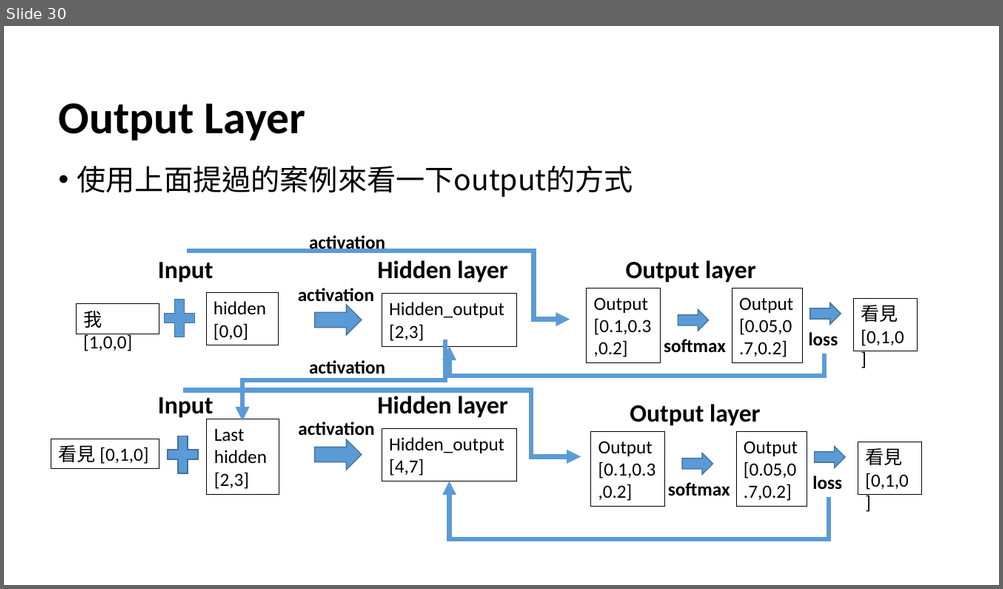
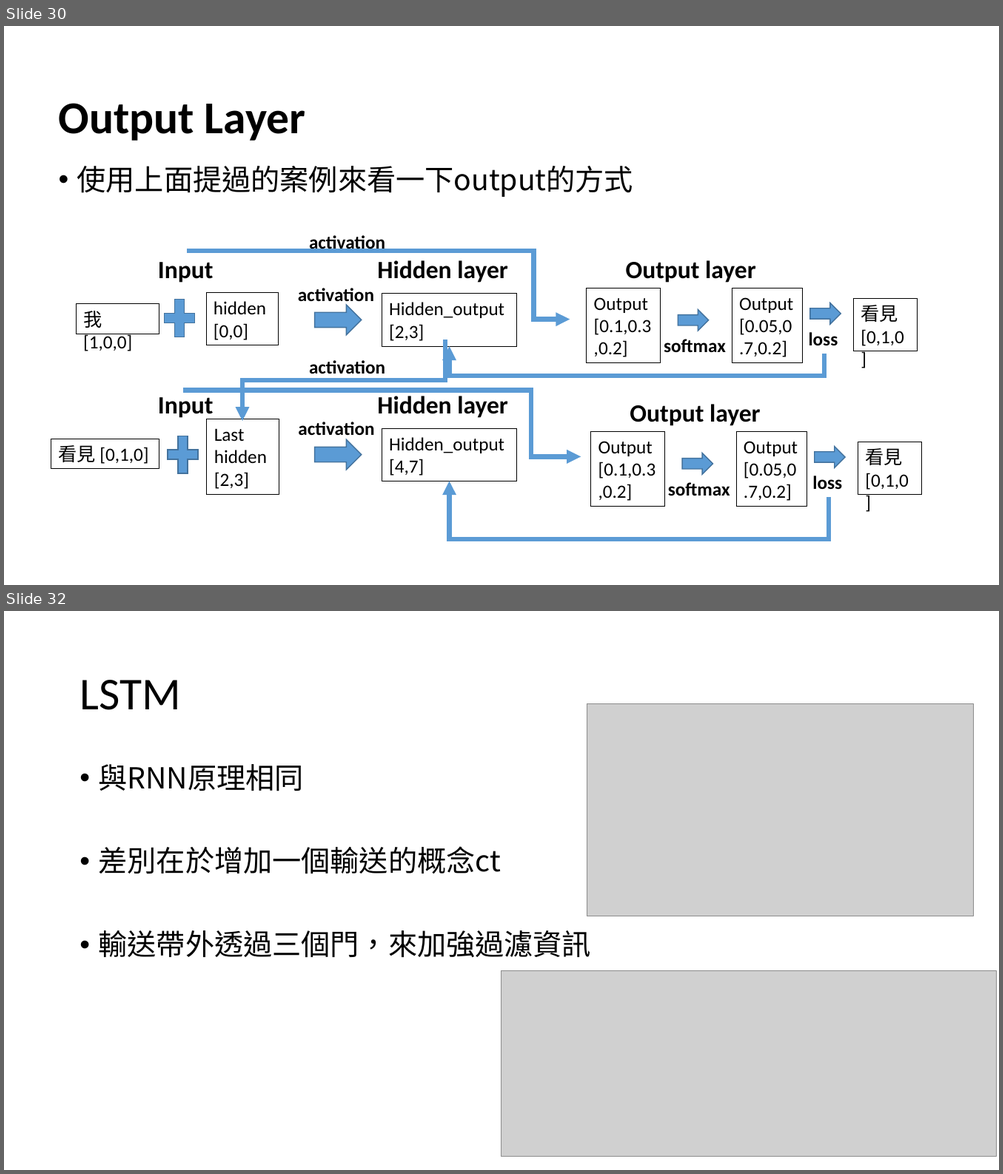
Before and after one commit to aron3312/embedding2lm, a slide deck: FromEmbeddingToLM.pptx. Shown one above the other, each under a label of ours: slide 30 before the commit, slides 30 and 32 after it; the slides between them are not shown. The pictures are 1003x589 and 1003x1174 pixels, drawn with LibreOffice and Linux fonts; fonts in the diff are those of the drawing; grey boxes stand for pictures. Boxes give left, top, right and bottom in pixels: in the first picture for what was removed or moved away, otherwise in the second. Text is boxed around its words. In the diff, an @@ line names an element or a change of style, - is before the commit and + after.

```diff
--- a/FromEmbeddingToLM.pptx
+++ b/FromEmbeddingToLM.pptx
@@ slide 32 added at [4,611,999,1170], background #FFFFFF @@
@@ title added at [79,680,180,710], 44 pt, text #000000 @@
+LSTM
@@ picture added at [586,704,973,916] @@
@@ text added at [99,764,591,958], 28 pt, text #000000 @@
+• 與RNN原理相同
+• 差別在於增加一個輸送的概念ct
+• 輸送帶外透過三個門，來加強過濾資訊
@@ picture added at [502,971,996,1157] @@
```
Also in this commit, not shown: 2 slides changed, 2 other slides added, 6 other files.
